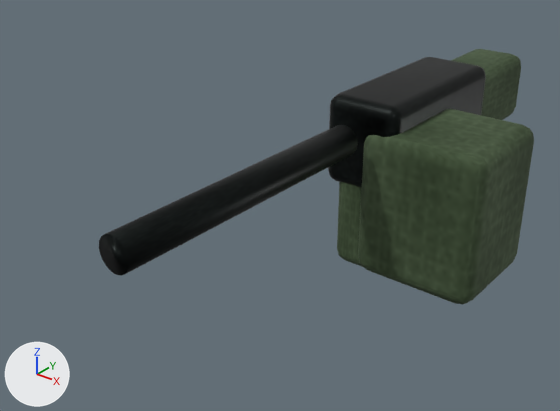
The glTF model public/models/weapon_machineGun.glb, before and after one commit.
The view is the same before and after, from a 50 mm lens placed at (0.613, -1.222, 0.469), pointed at (-0.056, -0.385, -0.049). The axes (+X, +Y, +Z) are drawn at lower left. The lights are the same throughout. The older version comes first. Where no turn or scale is listed for an object, it has been applied to the vertices. Vertices at exactly the same position are counted once.

Names of what the first picture shows: 'Ammo box', 'Barrel.004', 'Magazine.004', 'Receiver.004', 'Stock.002'.
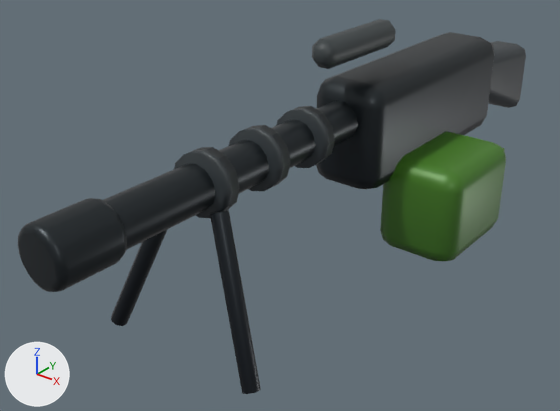
What differs and where, as boxes (x1, y1, x2, y2) in the pictures (560 x 411 px):
'Ammo box', reshaped, moved (28% narrower, 33% shorter): before (358, 109, 534, 304); after (380, 131, 506, 261)
'Heavy receiver', added: after (316, 32, 494, 189)
'Barrel.004', deleted: before (99, 125, 358, 276)
'Receiver.004', deleted: before (328, 57, 486, 187)
'Heavy barrel', added: after (103, 101, 358, 250)
'Flash hider', added: after (18, 198, 127, 292)
'Bipod leg.001', added: after (210, 210, 261, 394)
'Stock.002', deleted (green): before (451, 49, 521, 120)
'Carry handle', added: after (312, 19, 395, 69)
'Barrel cooling ring.002', added: after (174, 147, 240, 218)
'Stock.003', added: after (489, 41, 526, 108)
'Barrel cooling ring.001', added: after (229, 125, 291, 191)
'Bipod leg', added: after (111, 230, 167, 326)
'Magazine.004', deleted (green): before (337, 182, 362, 267)
'Barrel cooling ring', added: after (276, 106, 335, 168)

Edits to the bpy script that builds the scene:
```text
Change mat_gunmetal:
    remove # nodes: BsdfPrincipled, OutputMaterial, TexImage
    remove # uses the picture img_gunmetal_surface
    nodes: BsdfPrincipled, Mix, OutputMaterial, TexImage
    colours: dark grey #2b3238
    uses the picture img_painted_light_0_70_1
Add mat_vehicle_paint:
    mat_vehicle_paint = bpy.data.materials.new('Vehicle paint')
    # colours: green #5c9e2e
    # uses the picture img_painted_light_0_70_1
Add mat_gun_polymer:
    mat_gun_polymer = bpy.data.materials.new('Gun polymer')
    # colours: dark grey #3b4248
    # uses the picture img_painted_light_0_70_1
Change me_cube_476:
    remove me_cube_476.from_pydata(...)  # 96 vertices, 188 faces; spans x -0.105..0.105, y -0.1..0.1, z -0.125..0.125
    remove me_cube_476.materials.append(mat_olive_canvas)  # picture img_olive_canvas_surface
    add me_cube_476.from_pydata(...)  # 56 vertices, 108 faces; spans x -0.07..0.07, y -0.1..0.1, z -0.08..0.08
    me_cube_476 part 1: the whole mesh is rebuilt
    add me_cube_476.materials.append(mat_vehicle_paint)
Remove ob_receiver_004:
    ob_receiver_004 = bpy.data.objects.new('Receiver.004', me_cube_472)
Remove ob_stock_002:
    ob_stock_002 = bpy.data.objects.new('Stock.002', me_cube_473)
Remove ob_barrel_004:
    ob_barrel_004 = bpy.data.objects.new('Barrel.004', me_cylinder_073)
Remove ob_magazine_004:
    ob_magazine_004 = bpy.data.objects.new('Magazine.004', me_cube_475)
Change ob_ammo_box:
    ob_ammo_box.location: (0.11, -0.17, -0.07) -> (0.1, -0.15, -0.07)
Add ob_bipod_leg_001:
    ob_bipod_leg_001 = bpy.data.objects.new('Bipod leg.001', me_cylinder_208)  # 16 vertices, 28 faces; spans x -0.051..0.051, y -0.031..0.031, z -0.105..0.105
    ob_bipod_leg_001.location = (0.08, -0.64, -0.04)
Add ob_bipod_leg:
    ob_bipod_leg = bpy.data.objects.new('Bipod leg', me_cylinder_207)  # 16 vertices, 28 faces; spans x -0.051..0.051, y -0.031..0.031, z -0.105..0.105
    ob_bipod_leg.location = (-0.08, -0.64, -0.04)
Add ob_stock_003:
    ob_stock_003 = bpy.data.objects.new('Stock.003', me_stock_003)  # 56 vertices, 108 faces; spans x -0.042..0.042, y 0.1..0.3, z -0.052..0.098
    ob_stock_003.location = (0.0, 0.0, 0.0)
Add ob_carry_handle:
    ob_carry_handle = bpy.data.objects.new('Carry handle', me_cube_395)  # 24 vertices, 44 faces; spans x -0.02..0.02, y -0.09..0.09, z -0.02..0.02
    ob_carry_handle.location = (0.0, -0.28, 0.19)
Add ob_flash_hider:
    ob_flash_hider = bpy.data.objects.new('Flash hider', me_cylinder_206)  # 140 vertices, 276 faces; spans x -0.038..0.038, y -0.045..0.045, z -0.0382..0.0382
    ob_flash_hider.location = (0.0, -0.8, 0.08)
Add ob_barrel_cooling_ring_002:
    ob_barrel_cooling_ring_002 = bpy.data.objects.new('Barrel cooling ring.002', me_cylinder_205)  # a 12-sided cylinder along y spanning x -0.042..0.042, y -0.015..0.015, z -0.042..0.042
    ob_barrel_cooling_ring_002.location = (0.0, -0.6, 0.08)
Add ob_barrel_cooling_ring_001:
    ob_barrel_cooling_ring_001 = bpy.data.objects.new('Barrel cooling ring.001', me_cylinder_205.copy())
    ob_barrel_cooling_ring_001.location = (0.0, -0.5, 0.08)
Add ob_barrel_cooling_ring:
    ob_barrel_cooling_ring = bpy.data.objects.new('Barrel cooling ring', me_cylinder_205.copy())
    ob_barrel_cooling_ring.location = (0.0, -0.4, 0.08)
Add ob_heavy_barrel:
    ob_heavy_barrel = bpy.data.objects.new('Heavy barrel', me_cylinder_202)  # 72 vertices, 140 faces; spans x -0.03..0.03, y -0.25..0.25, z -0.03..0.03
    ob_heavy_barrel.location = (0.0, -0.52, 0.08)
Add ob_heavy_receiver:
    ob_heavy_receiver = bpy.data.objects.new('Heavy receiver', me_cube_394)  # 56 vertices, 108 faces; spans x -0.06..0.06, y -0.21..0.21, z -0.085..0.085
    ob_heavy_receiver.location = (0.0, -0.1, 0.05)
```
